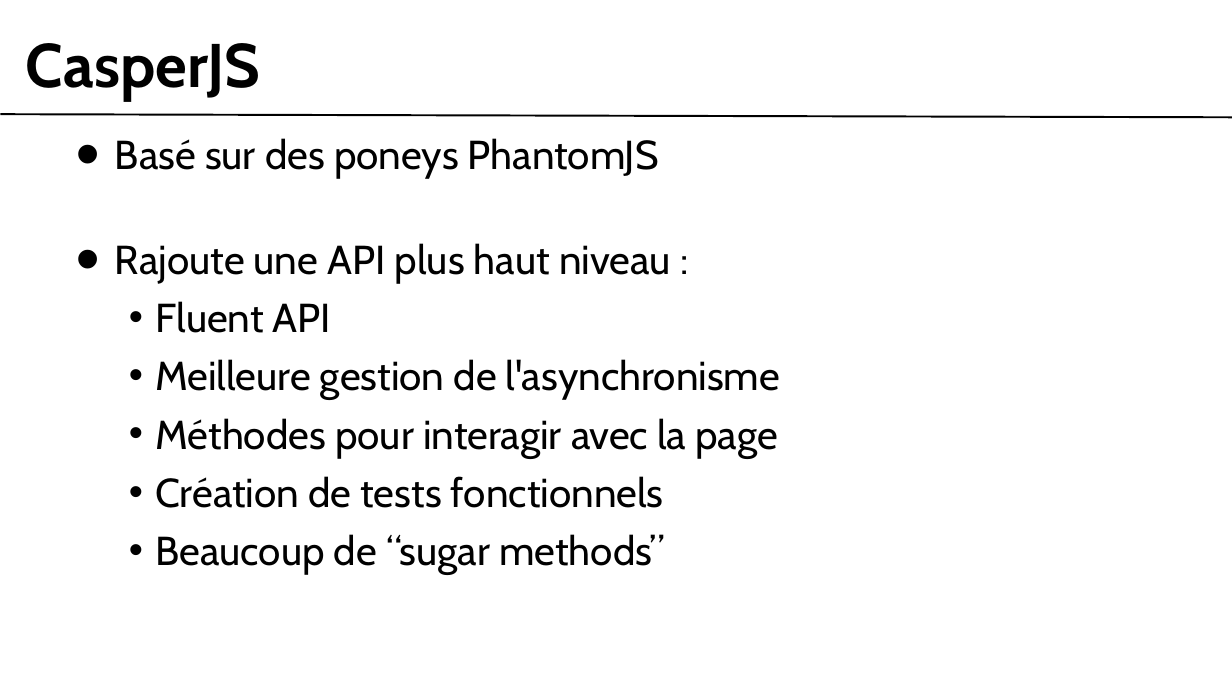
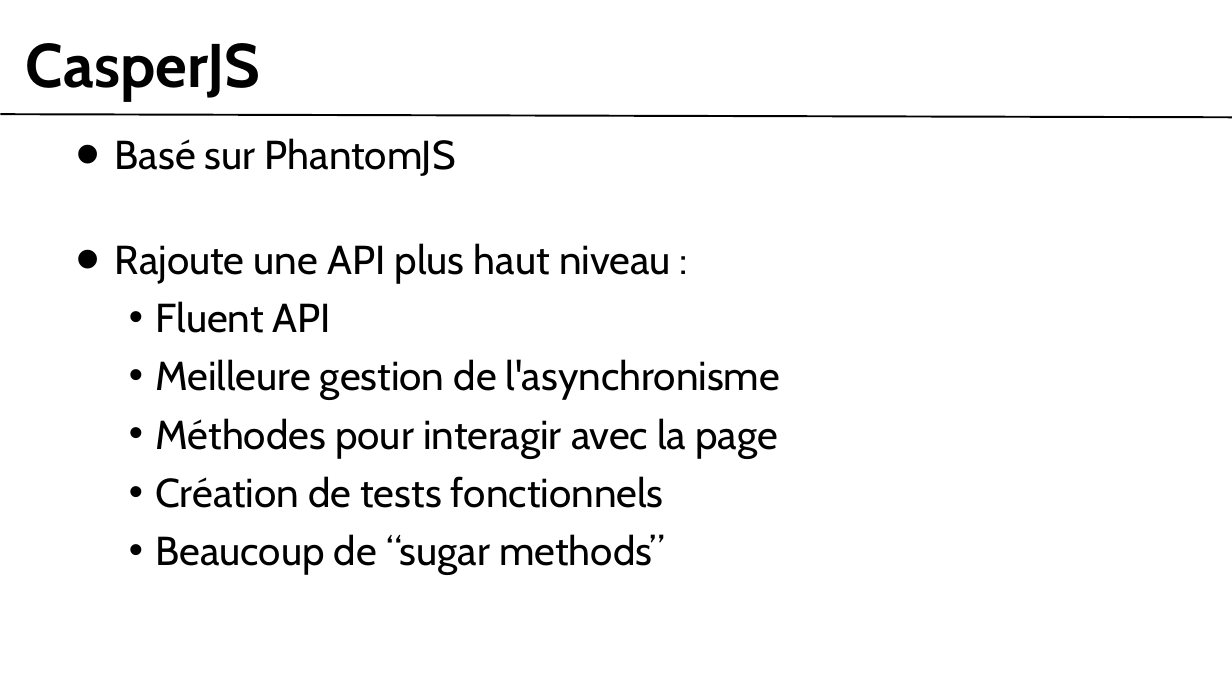
Before and after one commit to gobengo/devoxx-panorama-js-testing, a slide deck: slide 2 of doc/casper_part.ppt. Drawn at 1232x693 pixels with LibreOffice and Linux fonts; fonts in the diff are those of the drawing; background and template pictures are left out. Boxes give left, top, right and bottom in pixels: in the first picture for what was removed or moved away, otherwise in the second. Text is boxed around its words. In the diff, an @@ line names an element or a change of style, - is before the commit and + after.

Commit message:
relecture phantomjs & casperjs done.

```diff
--- a/doc/casper_part.ppt
+++ b/doc/casper_part.ppt
@@ text at (115, 138, 456, 176): text changed @@
-• Basé sur des poneys PhantomJS
+• Basé sur PhantomJS
```
Also in this commit, not shown: 2 other slides changed, 5 slides added, 5 slides removed, 3 other files.
